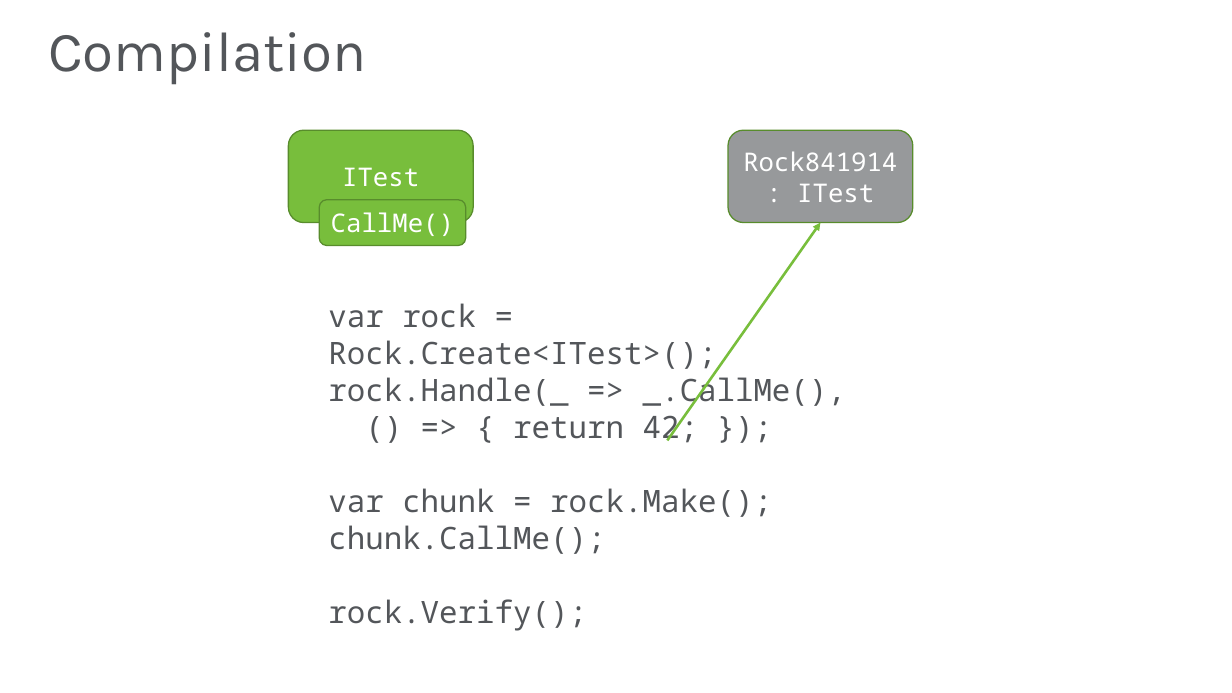
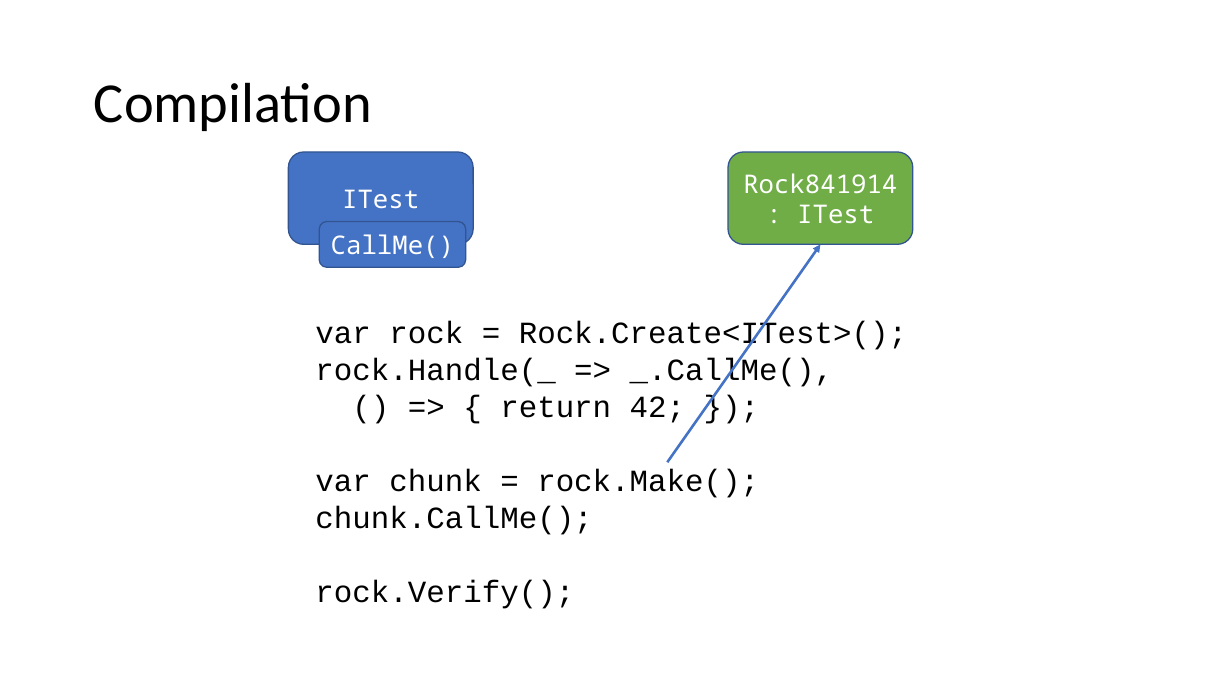
Before and after one commit to JasonBock/Presentations, a slide deck: slide 38 of Metaprogramming in .NET.pptx (slide 39 before the commit). Drawn at 1232x693 pixels with LibreOffice and Linux fonts; fonts in the diff are those of the drawing; background and template pictures are left out. Boxes give left, top, right and bottom in pixels: in the first picture for what was removed or moved away, otherwise in the second. Text is boxed around its words. In the diff, an @@ line names an element or a change of style, - is before the commit and + after.

```diff
--- a/Metaprogramming in .NET.pptx
+++ b/Metaprogramming in .NET.pptx
@@ title "Compilation": place and size @@
-title "Compilation" at box(48, 32, 366, 85)
+title "Compilation" at box(94, 82, 372, 131)
@@ title "Compilation" at box(94, 82, 372, 131): font Karla to Calibri, text colour #53565A to #000000 @@
@@ rounded rectangle "ITest" at box(288, 152, 473, 245): fill #78BE3C to #4472C4; outline #598D2C 1 pt to #325491 1 pt @@
@@ rounded rectangle "Rock841914" at box(728, 152, 913, 245): fill #97999B to #70AD47; outline #598D2C 1 pt to #325491 1 pt @@
@@ rounded rectangle "CallMe()" at box(319, 222, 466, 268): fill #78BE3C to #4472C4; outline #598D2C 1 pt to #325491 1 pt @@
@@ 3 rounded rectangles, 1 arrow: place and size @@
-3 rounded rectangles, 1 arrow at box(288, 130, 913, 441)
+3 rounded rectangles, 1 arrow at box(288, 152, 913, 462)
@@ arrow (667, 462) - (821, 245): stroke #78BE3C 2 pt to #4472C4 2 pt @@
@@ text "var rock = Rock.Create<ITest>();": place and size @@
-text "var rock = Rock.Create<ITest>();" at box(328, 303, 846, 631)
+text "var rock = Rock.Create<ITest>();" at box(315, 321, 907, 609)
@@ text "var rock = Rock.Create<ITest>();" at box(315, 321, 907, 609): font Noto Sans Mono to Courier New, text colour #53565A to #000000 @@
```
Also in this commit, not shown: 47 other slides changed, 1 slide added, 2 slides removed.
